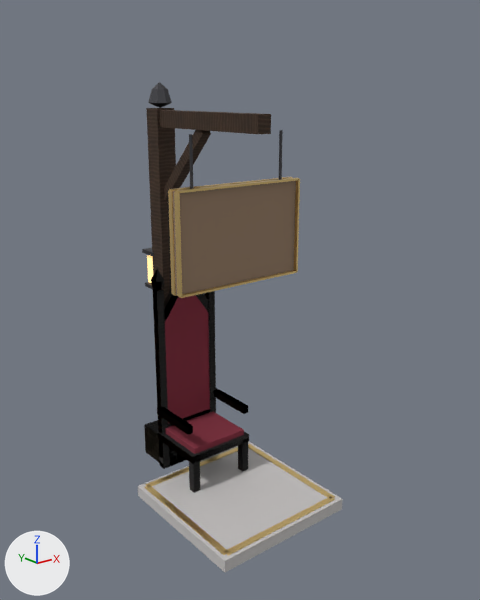
One commit to the glTF model bv_seat.glb: the scene before it, then after it.
Both versions are drawn from a 50 mm lens placed at (-3.71, -4.66, 4.06), pointed at (0.16, 0.18, 2.12). Every picture has the same lights, and +X, +Y and +Z are marked at lower left. The picture after the commit comes second. Vertices at exactly the same position are counted once.

The first picture shows 'chairwood', 'gold', 'iron', 'seattile', 'signboard', 'stone', 'timber', 'velvet' and 1 more.
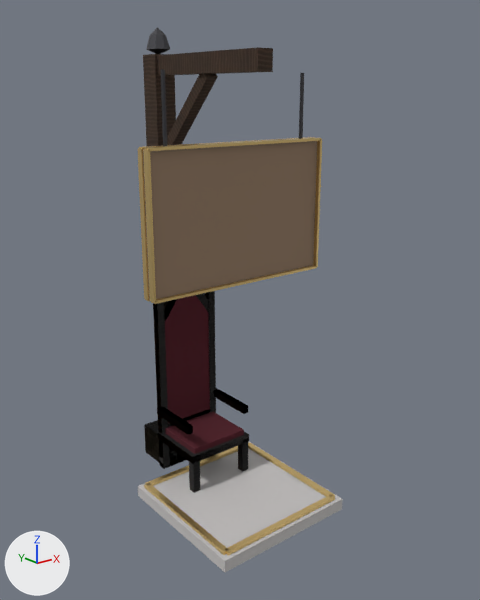
Pixel boxes [x1, y1, x2, y2] of what changed, in the pictures (480 x 600 px; the box of a moved part takes in the faces that stretch with it):
'signboard', reshaped (41% wider, 39% taller)
    before: [173, 181, 296, 295]
    after: [143, 141, 317, 300]
'timber', reshaped
    before: [146, 108, 271, 301]
    after: [143, 47, 273, 389]
'gold', reshaped (11% taller)
    before: [144, 177, 335, 556]
    after: [137, 137, 335, 556]
'velvet', recoloured
    both: [165, 295, 244, 454]
'iron', reshaped
    before: [142, 82, 283, 289]
    after: [146, 27, 304, 146]
part 1 of me_gold, moved or reshaped
    before: [180, 270, 297, 298]
    after: [151, 265, 317, 304]
part 2 of me_gold, moved or reshaped
    before: [175, 178, 299, 193]
    after: [145, 138, 321, 151]
part 3 of me_gold, moved or reshaped
    before: [169, 177, 293, 191]
    after: [139, 137, 315, 149]
part 4 of me_gold, moved or reshaped
    before: [174, 192, 182, 297]
    after: [143, 149, 156, 303]
part 5 of me_gold, moved or reshaped
    before: [168, 190, 176, 295]
    after: [137, 148, 149, 300]
part 6 of me_gold, moved or reshaped
    before: [294, 179, 300, 272]
    after: [313, 139, 322, 267]
part 7 of me_timber, moved or reshaped
    before: [146, 108, 176, 301]
    after: [143, 54, 176, 389]
part 8 of me_timber, moved or reshaped
    before: [160, 110, 271, 134]
    after: [158, 47, 273, 75]
part 9 of me_timber, moved or reshaped
    before: [164, 130, 211, 202]
    after: [167, 73, 218, 145]
part 10 of me_iron, moved or reshaped
    before: [148, 82, 172, 108]
    after: [146, 27, 170, 54]
part 11 of me_iron, moved or reshaped
    before: [189, 134, 193, 189]
    after: [161, 70, 167, 146]
part 12 of me_iron, moved or reshaped
    before: [279, 130, 283, 179]
    after: [299, 73, 304, 139]

Diff of the bpy script that builds the scene:
```diff
--- a/bv_seat.glb.py
+++ b/bv_seat.glb.py
@@ mat_velvet @@
 mat_velvet = principled_material('velvet')
-mat_velvet.base_color = (0.2, 0.0196, 0.0392)  # dark red #7c2638
+mat_velvet.base_color = (0.0745, 0.00392, 0.0118)  # dark red #4d0d1c
 mat_velvet.roughness = 1.0
@@ me_gold @@
-me_gold.from_pydata(...)  # 96 vertices, 144 faces; spans x -0.71..0.71, y -0.71..0.71, z 0.12..3.28
+me_gold.from_pydata(...)  # 96 vertices, 144 faces; spans x -0.96..0.96, y -0.71..0.71, z 0.11..3.64
+# me_gold part 1: the loose piece of 8 vertices spanning x -0.68..0.68, y -0.07..-0.02, z 2.36..2.38 is scaled about its middle by (1.4, 1.2, 1.25)
+# me_gold part 2: the loose piece of 8 vertices spanning x -0.68..0.68, y -0.07..-0.02, z 3.26..3.28 is scaled about its middle by (1.4, 1.2, 1.25), then moved by (0.0, 0.0, 0.36)
+# me_gold part 3: the loose piece of 8 vertices spanning x -0.68..0.68, y 0.02..0.07, z 3.26..3.28 is scaled about its middle by (1.4, 1.2, 1.25), then moved by (0.0, 0.0, 0.36)
+# me_gold part 4: the loose piece of 8 vertices spanning x -0.69..-0.67, y -0.07..-0.02, z 2.37..3.27 is scaled about its middle by (1.25, 1.2, 1.39), then moved by (-0.27, 0.0, 0.18)
+# me_gold part 5: the loose piece of 8 vertices spanning x -0.69..-0.67, y 0.02..0.07, z 2.37..3.27 is scaled about its middle by (1.25, 1.2, 1.39), then moved by (-0.27, 0.0, 0.18)
+# me_gold part 6: the loose piece of 8 vertices spanning x 0.67..0.69, y -0.07..-0.02, z 2.37..3.27 is scaled about its middle by (1.25, 1.2, 1.39), then moved by (0.27, 0.0, 0.18)
+# other edits to the shape of me_gold do not show in these pictures
 me_gold.materials.append(mat_gold)
@@ me_timber @@
-me_timber.from_pydata(...)  # 24 vertices, 36 faces; spans x -0.1..0.1, y -0.35..1.35, z 0.0..3.9
+me_timber.from_pydata(...)  # 24 vertices, 36 faces; spans x -0.11..0.11, y -0.35..1.36, z 0.0..4.4
+# me_timber part 7: the loose piece of 8 vertices spanning x -0.1..0.1, y 1.15..1.35, z 0.0..3.9 is scaled about its middle by (1.1, 1.1, 1.13), then moved by (0.0, 0.0, 0.25)
+# me_timber part 8: the loose piece of 8 vertices spanning x -0.07..0.07, y -0.35..1.35, z 3.72..3.88 is moved by (0.0, 0.0, 0.5)
+# me_timber part 9: the loose piece of 8 vertices spanning x -0.05..0.05, y 0.46..1.24, z 2.97..3.75 is scaled about its middle by (1.1, 1.14, 1.14), then moved by (0.0, -0.05, 0.45)
 me_timber.materials.append(mat_timber)
@@ me_iron @@
-me_iron.from_pydata(...)  # 52 vertices, 80 faces; spans x -0.51..0.51, y -0.01..1.54, z 2.0..4.15
+me_iron.from_pydata(...)  # 52 vertices, 80 faces; spans x -0.76..0.76, y -0.01..1.54, z 2.0..4.65
+# me_iron part 10: the loose piece of 20 vertices spanning x -0.12..0.12, y 1.13..1.37, z 3.9..4.15 is moved by (0.0, 0.0, 0.5)
+# me_iron part 11: the loose piece of 8 vertices spanning x -0.51..-0.49, y -0.01..0.01, z 3.25..3.72 is scaled about its middle by (1.25, 1.25, 1.28), then moved by (-0.25, 0.0, 0.43)
+# me_iron part 12: the loose piece of 8 vertices spanning x 0.49..0.51, y -0.01..0.01, z 3.25..3.72 is scaled about its middle by (1.25, 1.25, 1.28), then moved by (0.25, 0.0, 0.43)
 me_iron.materials.append(mat_iron)
@@ me_signboard @@
-me_signboard.from_pydata(...)  # 8 vertices, 12 faces; spans x -0.68..0.68, y -0.035..0.035, z 2.37..3.27
-me_signboard.vertices[0].co = (-0.68, -0.035, 2.37)  # pixel (179, 296)
-me_signboard.vertices[1].co = (0.68, -0.035, 2.37)  # pixel (294, 270)
-me_signboard.vertices[2].co = (0.68, -0.035, 3.27)  # pixel (296, 178)
-me_signboard.vertices[3].co = (-0.68, -0.035, 3.27)  # pixel (176, 191)
-me_signboard.vertices[4].co = (0.68, 0.035, 2.37)
-me_signboard.vertices[5].co = (-0.68, 0.035, 2.37)  # pixel (174, 294)
-me_signboard.vertices[6].co = (-0.68, 0.035, 3.27)  # pixel (171, 190)
-me_signboard.vertices[7].co = (0.68, 0.035, 3.27)
+me_signboard.from_pydata(...)  # 8 vertices, 12 faces; spans x -0.95..0.95, y -0.035..0.035, z 2.375..3.625
+# me_signboard part 13
+me_signboard.vertices[0].co = (-0.95, -0.035, 2.375)  # pixel (152, 301)
+me_signboard.vertices[1].co = (0.95, -0.035, 2.375)
+me_signboard.vertices[2].co = (0.95, -0.035, 3.625)
+me_signboard.vertices[3].co = (-0.95, -0.035, 3.625)  # pixel (146, 149)
+me_signboard.vertices[4].co = (0.95, 0.035, 2.375)
+me_signboard.vertices[5].co = (-0.95, 0.035, 2.375)  # pixel (147, 299)
+me_signboard.vertices[6].co = (-0.95, 0.035, 3.625)  # pixel (141, 148)
+me_signboard.vertices[7].co = (0.95, 0.035, 3.625)
 me_signboard.materials.append(mat_signboard)
```
